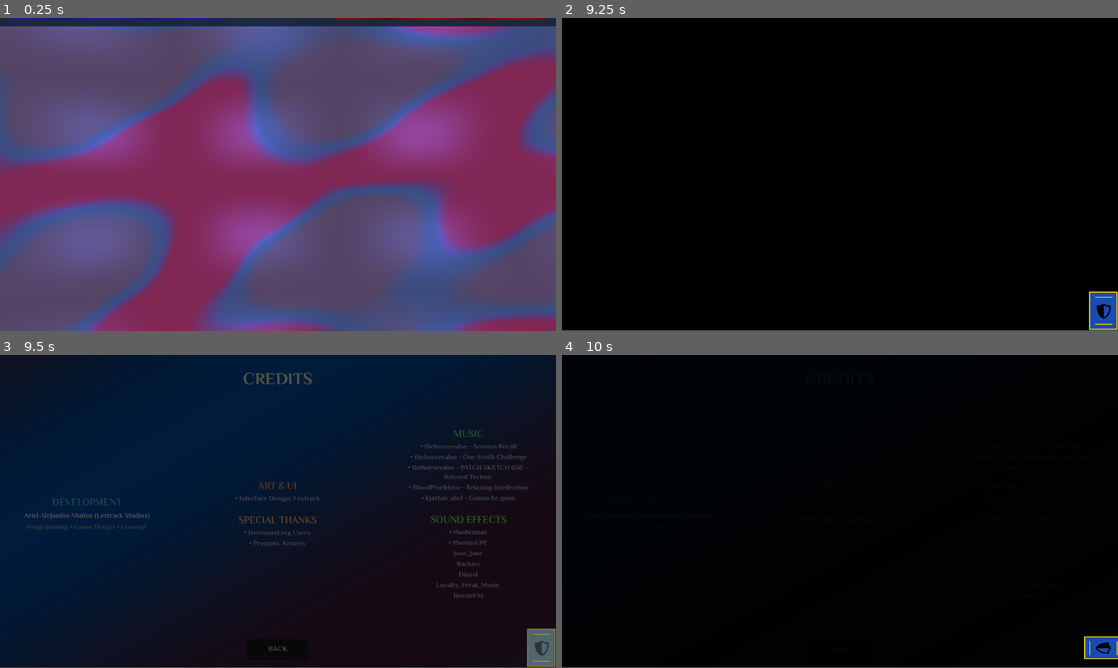
Above: before the commit, frames 1-4 (two rows, left to right).
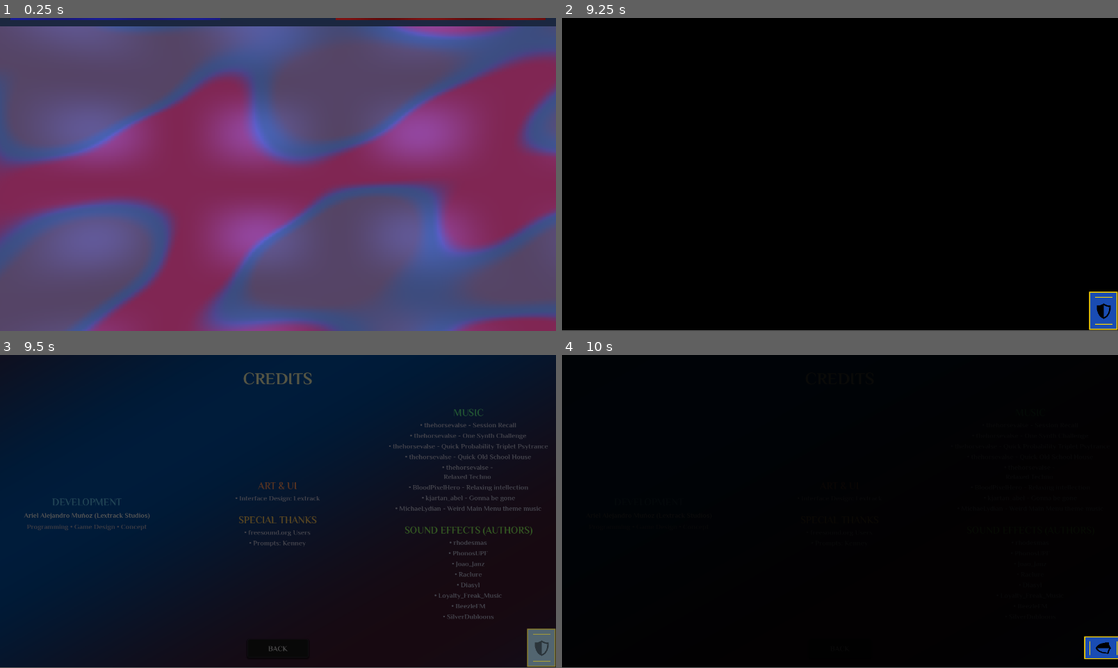
Above: after the commit, the same moments.

Repository: lextrack/Card-Vault-Keeper-Arena
Game: Godot game, scene res://scenes/Main.tscn
Two runs of this game, one before a commit and one after it. Both use one fixed random seed, a clock stepped at 60 frames per second and the inputs below. This scene is started directly instead of the project's main scene. Sound files missing from this copy of the repository are replaced by a short silence.
Inputs (mouse positions are in pixels of both pictures, inside the frame that each line leads up to):
- Up to frame 1 (0.25 s): no input
- Up to frame 2 (9.25 s): tap Enter (game_select) at 0.5 s; move the mouse to (962, 158) at 0.52 s; hold Right (ui_right) 0.53-1.25 s; hold C (ChallengeHub_access) 0.53-1.25 s; click (962, 158) at 0.67 s; drag from (612, 187) to (812, 237) at 1.27 s; move the mouse to (656, 187) at 2.02 s; hold Right (ui_right) 2.03-2.75 s; hold H (game_controls) 2.03-2.75 s; click (656, 187) at 2.17 s; drag from (795, 193) to (673, 127) at 2.77 s; drag from (884, 187) to (867, 174) at 3.52 s; drag from (979, 187) to (756, 96) at 4.27 s; move the mouse to (867, 174) at 5.02 s; hold Escape (game_back) 5.03-5.75 s; hold H (game_controls) 5.03-5.75 s; click (867, 174) at 5.17 s; drag from (756, 96) to (728, 190) at 5.77 s; move the mouse to (962, 158) at 6.52 s; hold Up (ui_up) 6.53-7.25 s; hold C (ChallengeHub_access) 6.53-7.25 s; click "YES, RETURN" at 7.25 s; drag from (728, 190) to (812, 237) at 8.02 s; click "CREDITS" at 8.75 s
- Up to frame 3 (9.5 s): no input
- Up to frame 4 (10 s): move the mouse to (895, 442) at 9.52 s; hold Escape (game_back) from 9.53 s (still down); hold H (game_controls) from 9.53 s (still down)

Frames 1-2 are identical in both runs. In frame 3, 1.5% of the frame differs, in the area x 70-99%, y 17-85%; in frame 4, less than 0.1%.

Commit message:
Several fixes in the audio section of the game

Diff:
--- a/scenes/CreditsScene.tscn
+++ b/scenes/CreditsScene.tscn
@@ -280,11 +280,25 @@
 text = "• thehorsevalse - One Synth Challenge"
 horizontal_alignment = 1
 
+[node name="MusicCredit7" type="Label" parent="MainContainer/CreditsContainer/RightColumn/MusicSection"]
+layout_mode = 2
+theme_override_colors/font_color = Color(0.8, 0.8, 0.9, 1)
+theme_override_font_sizes/font_size = 17
+text = "• thehorsevalse - Quick Probability Triplet Psytrance"
+horizontal_alignment = 1
+
+[node name="MusicCredit8" type="Label" parent="MainContainer/CreditsContainer/RightColumn/MusicSection"]
+layout_mode = 2
+theme_override_colors/font_color = Color(0.8, 0.8, 0.9, 1)
+theme_override_font_sizes/font_size = 17
+text = "• thehorsevalse - Quick Old School House"
+horizontal_alignment = 1
+
 [node name="MusicCredit2" type="Label" parent="MainContainer/CreditsContainer/RightColumn/MusicSection"]
 layout_mode = 2
 theme_override_colors/font_color = Color(0.8, 0.8, 0.9, 1)
 theme_override_font_sizes/font_size = 17
-text = "• thehorsevalse - PATCH SKETCH 036 -
+text = "• thehorsevalse -
 Relaxed Techno "
 horizontal_alignment = 1
 
@@ -302,6 +316,13 @@
 text = "• kjartan_abel - Gonna be gone"
 horizontal_alignment = 1
 
+[node name="MusicCredit6" type="Label" parent="MainContainer/CreditsContainer/RightColumn/MusicSection"]
+layout_mode = 2
+theme_override_colors/font_color = Color(0.8, 0.8, 0.9, 1)
+theme_override_font_sizes/font_size = 17
+text = "• MichaeLydian - Weird Main Menu theme music"
+horizontal_alignment = 1
+
 [node name="SFXSection" type="VBoxContainer" parent="MainContainer/CreditsContainer/RightColumn"]
 layout_mode = 2
 size_flags_horizontal = 4
@@ -312,7 +333,7 @@
 layout_mode = 2
 theme_override_colors/font_color = Color(0.6, 1, 0.4, 1)
 theme_override_font_sizes/font_size = 24
-text = "SOUND EFFECTS"
+text = "SOUND EFFECTS (AUTHORS)"
 horizontal_alignment = 1
 
 [node name="SFXCredit1" type="Label" parent="MainContainer/CreditsContainer/RightColumn/SFXSection"]
@@ -333,35 +354,42 @@
 layout_mode = 2
 theme_override_colors/font_color = Color(0.8, 0.8, 0.9, 1)
 theme_override_font_sizes/font_size = 17
-text = "Joao_Janz"
+text = "• Joao_Janz"
 horizontal_alignment = 1
 
 [node name="SFXCredit4" type="Label" parent="MainContainer/CreditsContainer/RightColumn/SFXSection"]
 layout_mode = 2
 theme_override_colors/font_color = Color(0.8, 0.8, 0.9, 1)
 theme_override_font_sizes/font_size = 17
-text = "Raclure"
+text = "• Raclure"
 horizontal_alignment = 1
 
 [node name="SFXCredit5" type="Label" parent="MainContainer/CreditsContainer/RightColumn/SFXSection"]
 layout_mode = 2
 theme_override_colors/font_color = Color(0.8, 0.8, 0.9, 1)
 theme_override_font_sizes/font_size = 17
-text = "Diasyl"
+text = "• Diasyl"
 horizontal_alignment = 1
 
 [node name="SFXCredit6" type="Label" parent="MainContainer/CreditsContainer/RightColumn/SFXSection"]
 layout_mode = 2
 theme_override_colors/font_color = Color(0.8, 0.8, 0.9, 1)
 theme_override_font_sizes/font_size = 17
-text = "Loyalty_Freak_Music"
+text = "• Loyalty_Freak_Music"
 horizontal_alignment = 1
 
 [node name="SFXCredit7" type="Label" parent="MainContainer/CreditsContainer/RightColumn/SFXSection"]
 layout_mode = 2
 theme_override_colors/font_color = Color(0.8, 0.8, 0.9, 1)
 theme_override_font_sizes/font_size = 17
-text = "BeezleFM"
+text = "• BeezleFM"
+horizontal_alignment = 1
+
+[node name="SFXCredit8" type="Label" parent="MainContainer/CreditsContainer/RightColumn/SFXSection"]
+layout_mode = 2
+theme_override_colors/font_color = Color(0.8, 0.8, 0.9, 1)
+theme_override_font_sizes/font_size = 17
+text = "• SilverDubloons"
 horizontal_alignment = 1
 
 [node name="FooterContainer" type="VBoxContainer" parent="MainContainer"]
--- a/scenes/Main.tscn
+++ b/scenes/Main.tscn
@@ -406,7 +406,7 @@
 
 [node name="CardHoverPlayer" type="AudioStreamPlayer" parent="AudioManager/CardSounds"]
 stream = ExtResource("3_q8u5g")
-volume_db = -8.0
+volume_db = -10.0
 bus = &"SFX"
 
 [node name="CombatSounds" type="Node" parent="AudioManager"]
@@ -438,7 +438,7 @@
 
 [node name="JokerPlayer" type="AudioStreamPlayer" parent="AudioManager/CombatSounds"]
 stream = ExtResource("9_ft6cd")
-volume_db = 12.0
+volume_db = 24.0
 bus = &"SFX"
 
 [node name="GameSounds" type="Node" parent="AudioManager"]
--- a/scripts/AICardNotification.gd
+++ b/scripts/AICardNotification.gd
@@ -16,7 +16,6 @@
 var progress_tween: Tween
 var original_position: Vector2
 
-# Pre-cache de StyleBoxes
 var progress_styles: Dictionary = {}
 
 signal ai_notification_shown(card_name: String)
@@ -64,11 +63,11 @@
 
 	var card_types = ["attack", "heal", "shield", "hybrid", "default"]
 	var colors = [
-		Color(1.0, 0.3, 0.2, 0.8),   # attack
-		Color(0.3, 0.8, 0.3, 0.8),   # heal
-		Color(0.2, 0.5, 0.9, 0.8),   # shield
-		Color(0.8, 0.6, 0.2, 0.8),   # hybrid
-		Color(0.6, 0.6, 0.6, 0.8)    # default
+		Color(1.0, 0.3, 0.2, 0.8),
+		Color(0.3, 0.8, 0.3, 0.8),
+		Color(0.2, 0.5, 0.9, 0.8),
+		Color(0.8, 0.6, 0.2, 0.8),
+		Color(0.6, 0.6, 0.6, 0.8)
 	]
 
 	for i in card_types.size():
@@ -169,7 +168,6 @@
 
 	progress_bar.value = 100
 
-	# Usar StyleBox pre-cacheado
 	var type_key = card_type if card_type in progress_styles else "default"
 	progress_bar.add_theme_stylebox_override("fill", progress_styles[type_key])
 
--- a/scripts/AudioManager.gd
+++ b/scripts/AudioManager.gd
@@ -79,7 +79,7 @@
 func _create_player_pools():
 	_create_pool("card_play", card_play_player, 4)
 	_create_pool("card_draw", card_draw_player, 5)
-	_create_pool("card_hover", card_hover_player, 6)
+	_create_pool("card_hover", card_hover_player, 8)
 	_create_pool("attack", attack_player, 4)
 	_create_pool("heal", heal_player, 4)
 	_create_pool("shield", shield_player, 4)
--- a/scripts/GameBalance.gd
+++ b/scripts/GameBalance.gd
@@ -30,17 +30,6 @@
 const GAME_NOTIFICATION_BONUS_DURATION: float = 2.0
 const GAME_NOTIFICATION_END_DURATION: float = 2.0
 const GAME_NOTIFICATION_AUTO_TURN_DURATION: float = 1.5
-
-const MIN_HEAL_RATIO: float = 0.10
-const MIN_SHIELD_RATIO: float = 0.08
-const MIN_ATTACK_RATIO: float = 0.60
-const MIN_HYBRID_RATIO: float = 0.07
-
-enum Difficulty {
-	NORMAL,
-	HARD,
-	EXPERT
-}
 
 static func get_player_config(difficulty: String) -> Dictionary:
 	match difficulty:
--- a/scripts/GlobalMusicManager.gd
+++ b/scripts/GlobalMusicManager.gd
@@ -14,8 +14,8 @@
 
 var default_menu_volume: float = -4.0
 var default_challenge_volume: float = -6.0
-var default_game_volume: float = -4.0
-var default_difficulty_volume: float = -9.0
+var default_game_volume: float = -5.0
+var default_difficulty_volume: float = -4.0
 
 var master_music_volume: float = 1.0
 var music_muted: bool = false
@@ -116,7 +116,7 @@
 
 func _calculate_final_volume(base_volume: float, multiplier: float) -> float:
 	if multiplier <= 0.0:
-		return -80.0
+		return -60.0
 
 	var volume_adjustment = 20.0 * log(multiplier) / log(10.0)
 	return base_volume + volume_adjustment
@@ -217,7 +217,7 @@
 
 	current_music_type = "menu"
 
-	menu_music_player.volume_db = -40.0
+	menu_music_player.volume_db = -30.0
 	menu_music_player.play()
 
 	_kill_all_tweens()
@@ -239,7 +239,7 @@
 
 	current_music_type = "challenge"
 
-	challenge_music_player.volume_db = -40.0
+	challenge_music_player.volume_db = -30.0
 	challenge_music_player.play()
 
 	_kill_all_tweens()
@@ -270,7 +270,7 @@
 
 	current_music_type = "game"
 
-	game_music_player.volume_db = -40.0
+	game_music_player.volume_db = -30.0
 	game_music_player.play()
 
 	_kill_all_tweens()
@@ -301,7 +301,7 @@
 
 	current_music_type = "difficulty"
 
-	difficulty_music_player.volume_db = -40.0
+	difficulty_music_player.volume_db = -30.0
 	difficulty_music_player.play()
 
 	_kill_all_tweens()
--- a/scripts/InputManager.gd
+++ b/scripts/InputManager.gd
@@ -54,7 +54,6 @@
 	return GameState.can_process_input() and not _is_menu_blocking_input() and not _is_game_transitioning()
 
 func _is_menu_blocking_input() -> bool:
-	# Verificar si el popup de confirmación está abierto
 	if main_scene.has_method("get") and main_scene.get("exit_dialog"):
 		var exit_dialog = main_scene.exit_dialog
 		if exit_dialog and exit_dialog.is_showing:
--- a/scripts/Main.gd
+++ b/scripts/Main.gd
@@ -50,7 +50,9 @@
 var game_music_playlist: Array = [
 	preload("res://audio/music/game_battle_1.ogg"),
 	preload("res://audio/music/game_battle_2.ogg"),
-	preload("res://audio/music/game_battle_3.ogg")
+	preload("res://audio/music/game_battle_3.ogg"),
+	preload("res://audio/music/game_battle_4.ogg"),
+	preload("res://audio/music/game_battle_5.ogg")
 ]
 
 func _ready():
Not shown, added: audio/music/game_battle_4.ogg.import
Not shown, added: audio/music/game_battle_5.ogg.import
Not shown, changed: audio/music/difficulty_menu.ogg
Not shown, added: audio/music/game_battle_4.ogg
Not shown, added: audio/music/game_battle_5.ogg
Not shown, changed: audio/sfx/CardHover.wav
